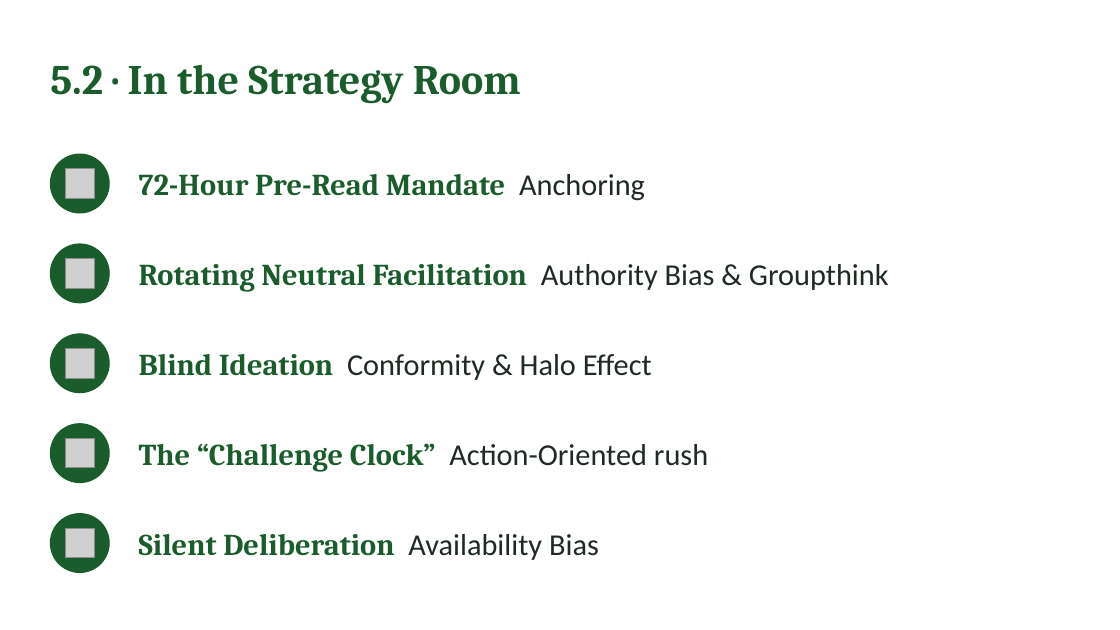
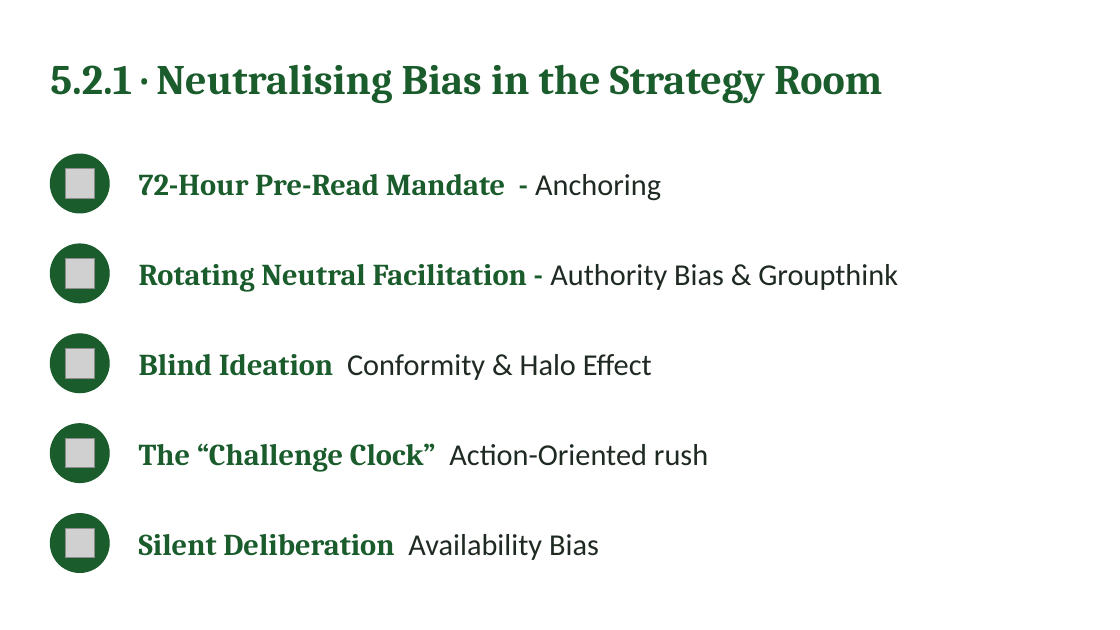
Before and after one commit to IBSL26/ibsl-platform, a slide deck: slide 30 of Unit decks/Unit 01 - Behavioural Strategy Fundamentals.pptx. Drawn at 1120x630 pixels with LibreOffice and Linux fonts; fonts in the diff are those of the drawing; grey boxes stand for pictures. Boxes give left, top, right and bottom in pixels: in the first picture for what was removed or moved away, otherwise in the second. Text is boxed around its words. In the diff, an @@ line names an element or a change of style, - is before the commit and + after.

Commit message:
Unit 1: participant text reframed, deck final

```diff
--- a/Unit decks/Unit 01 - Behavioural Strategy Fundamentals.pptx
+++ b/Unit decks/Unit 01 - Behavioural Strategy Fundamentals.pptx
@@ text at (50,64,882,104): text changed @@
-5.2 · In the Strategy Room
+5.2.1 · Neutralising Bias in the Strategy Room
@@ text at (139,174,661,201): text changed @@
-72-Hour Pre-Read Mandate Anchoring
+72-Hour Pre-Read Mandate - Anchoring
@@ text at (139,264,898,292): text changed @@
-Rotating Neutral Facilitation Authority Bias & Groupthink
+Rotating Neutral Facilitation - Authority Bias & Groupthink
```
Also in this commit, not shown: 25 other slides changed, 9 slides added, 11 slides removed, 3 other files.
